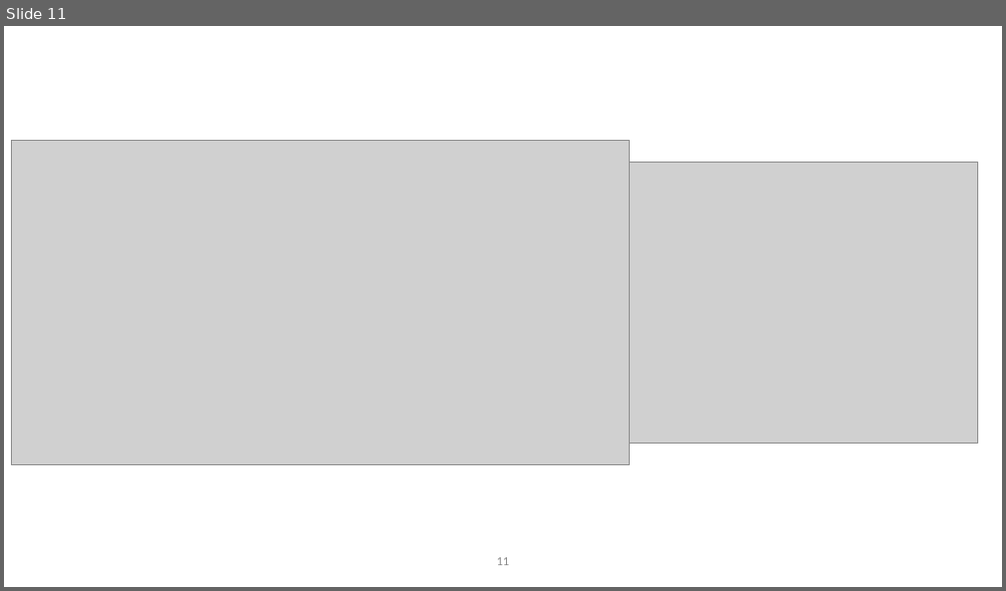
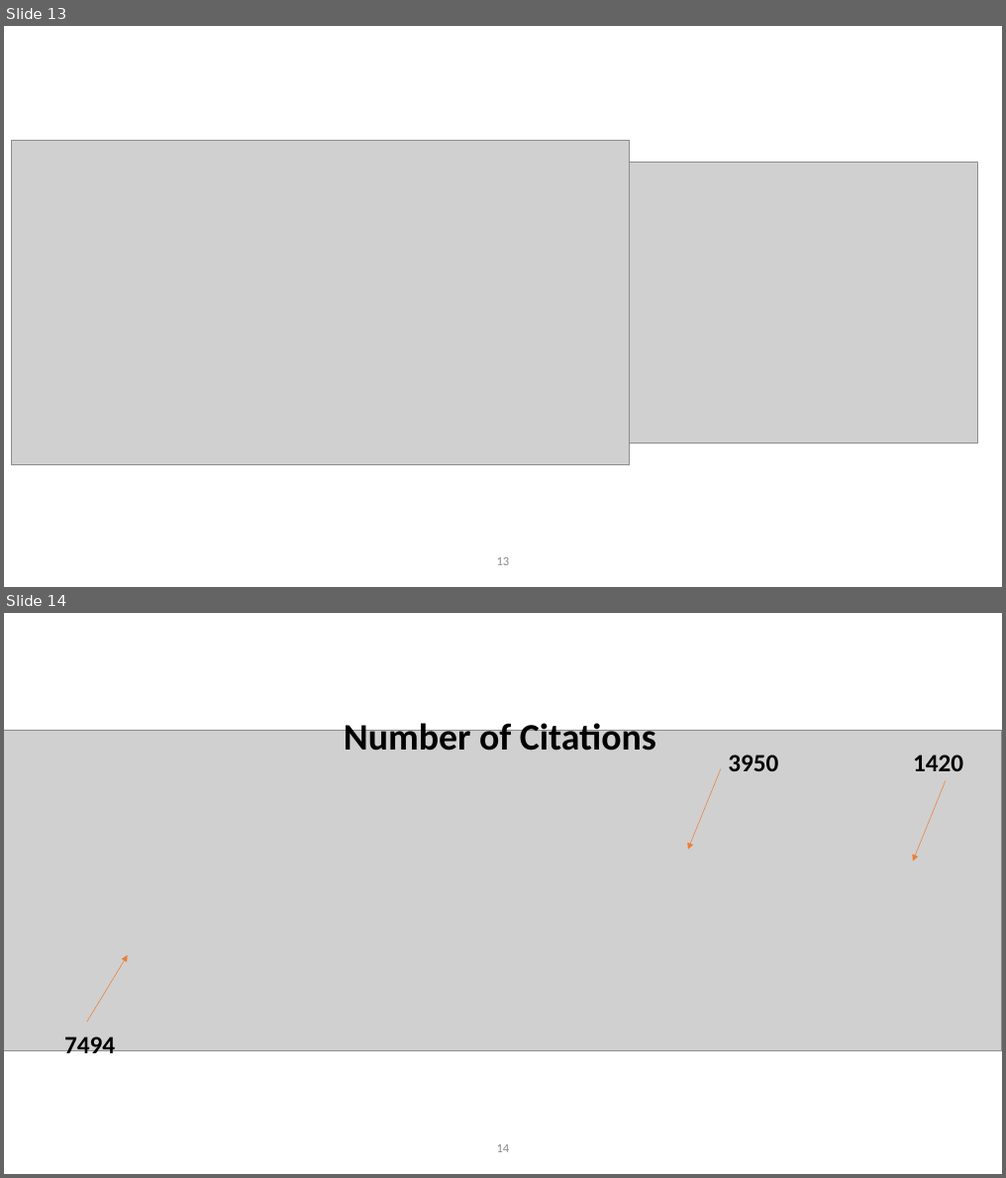
Before and after one commit to lookinALX/Data_Science_and_Co_TU_Wien, a slide deck: BA/datasets_survey_presentation.pptx. Shown one above the other, each under a label of ours: slide 11 before the commit, slides 13 and 14 after it. The pictures are 1006x591 and 1006x1178 pixels, drawn with LibreOffice and Linux fonts; fonts in the diff are those of the drawing; grey boxes stand for pictures; background and template pictures are left out. Boxes give left, top, right and bottom in pixels: in the first picture for what was removed or moved away, otherwise in the second. Text is boxed around its words. In the diff, an @@ line names an element or a change of style, - is before the commit and + after.

```diff
--- a/BA/datasets_survey_presentation.pptx
+++ b/BA/datasets_survey_presentation.pptx
@@ slide 14 added at [4, 613, 1002, 1174], background picture (left out) @@
@@ picture added at [4, 730, 1001, 1051] @@
@@ title added at [344, 719, 656, 751], 36 pt, text #000000, bold @@
+Number of Citations
@@ text added at [728, 755, 778, 771], 24 pt, text #000000, bold @@
+3950
@@ text added at [913, 755, 963, 771], 24 pt, text #000000, bold @@
+1420
@@ arrow added from (721, 769) to (688, 850), #ED7D31 0.5 pt @@
@@ arrow added from (945, 780) to (913, 861), #ED7D31 0.5 pt @@
@@ arrow added from (87, 1023) to (128, 956), #ED7D31 0.5 pt @@
@@ text added at [64, 1037, 115, 1059], 24 pt, text #000000, bold @@
+7494
@@ page number added at [497, 1145, 510, 1153], 12 pt, text #8C8C8C @@
+14
@@ what was slide 11 is now slide 13 @@
@@ page number at [497, 558, 510, 566]: text changed @@
-11
+13
```
Also in this commit, not shown: 2 slides changed, 7 other slides added, 1 other file.
